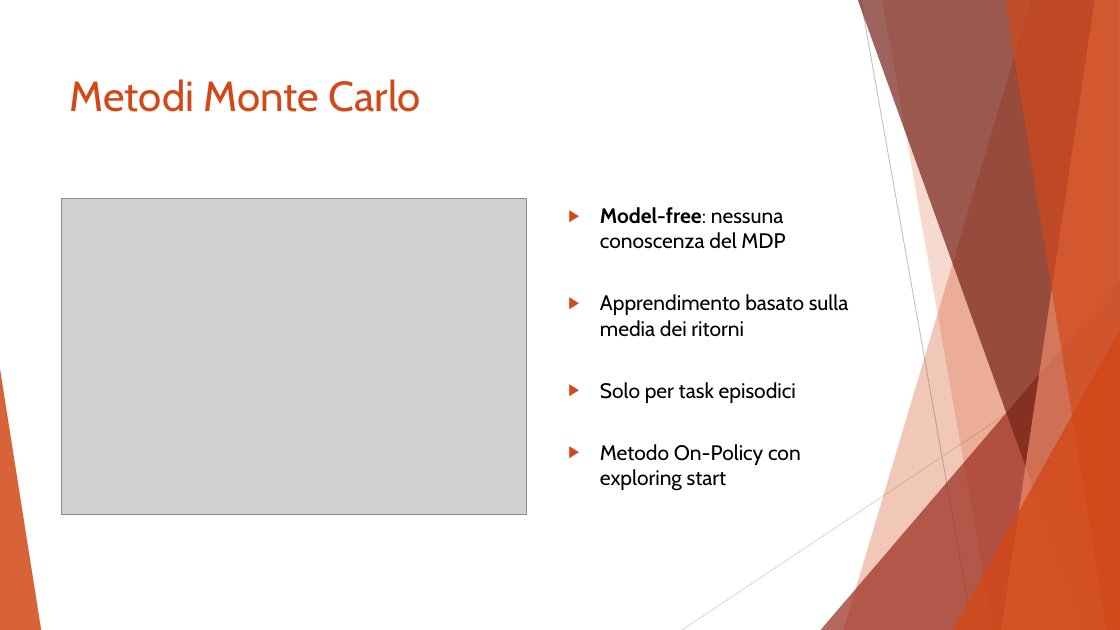
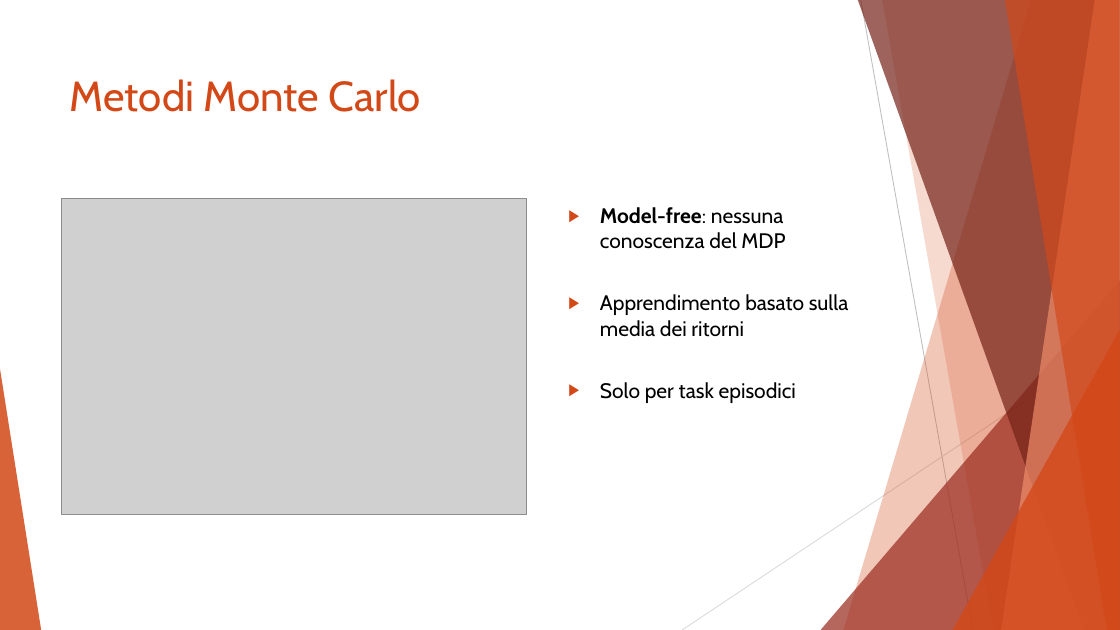
Before and after one commit to simonesinceri/MRL, a slide deck: slide 4 of Presentations/Presentation_Ass3.pptx. Drawn at 1120x630 pixels with LibreOffice and Linux fonts; fonts in the diff are those of the drawing; grey boxes stand for pictures. Boxes give left, top, right and bottom in pixels: in the first picture for what was removed or moved away, otherwise in the second. Text is boxed around its words. In the diff, an @@ line names an element or a change of style, - is before the commit and + after.

```diff
--- a/Presentations/Presentation_Ass3.pptx
+++ b/Presentations/Presentation_Ass3.pptx
@@ text at bbox=[600, 444, 801, 491]: paragraph removed @@
-▶ Metodo On-Policy con exploring start
```
Also in this commit, not shown: 4 other files.
